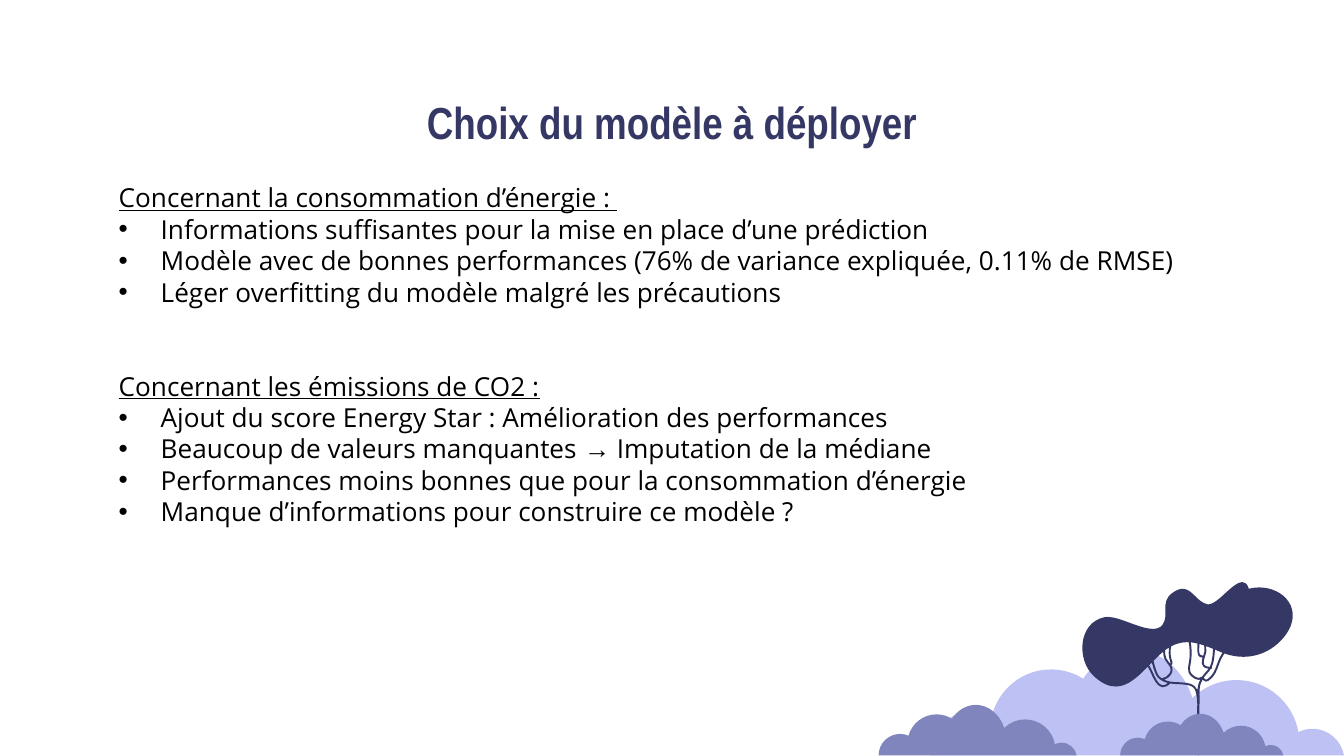
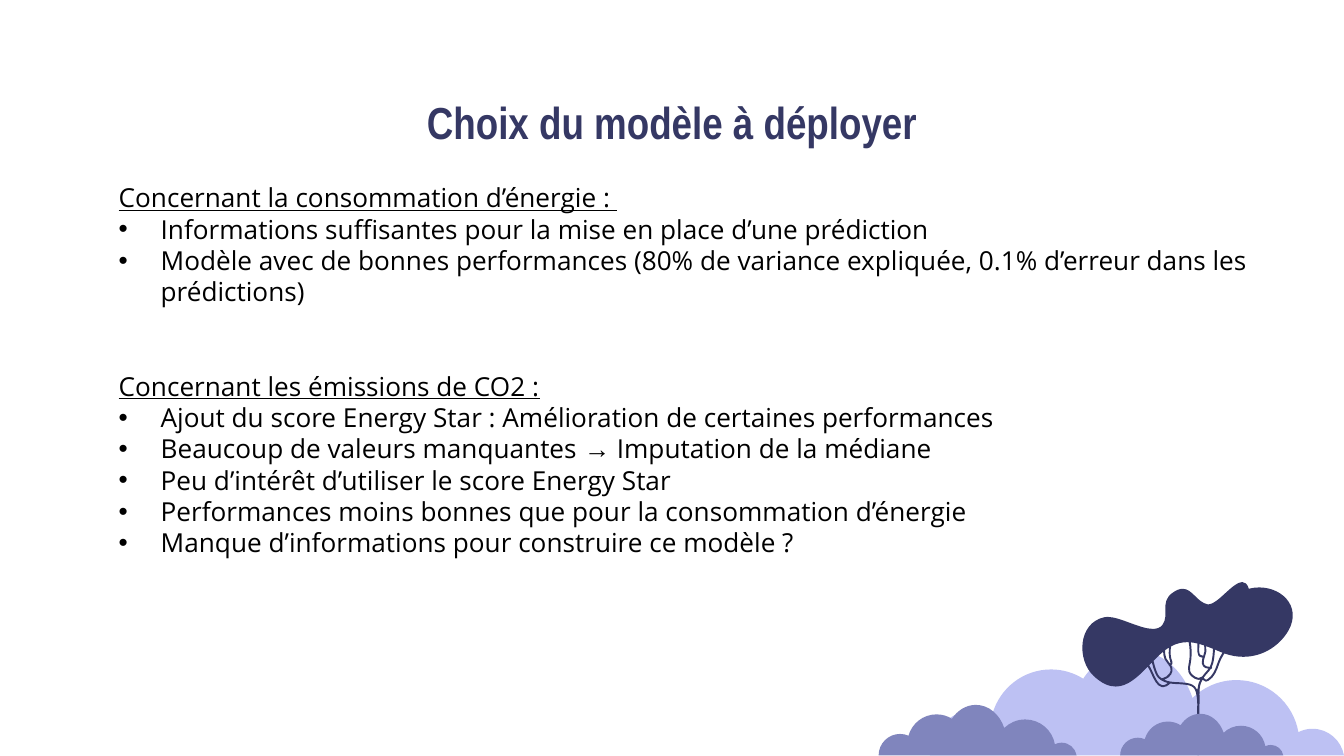
Before and after one commit to Sylvariane/Anticipez_les_besoins_en_electricite, a slide deck: slide 35 of Pélec_03_presentation.pptx (slide 33 before the commit). Drawn at 1344x756 pixels with LibreOffice and Linux fonts; fonts in the diff are those of the drawing. Boxes give left, top, right and bottom in pixels: in the first picture for what was removed or moved away, otherwise in the second. Text is boxed around its words. In the diff, an @@ line names an element or a change of style, - is before the commit and + after.

Commit message:
modèles définitifs terminés, annotation en cours de correction

```diff
--- a/Pélec_03_presentation.pptx
+++ b/Pélec_03_presentation.pptx
@@ text at <box>161,250,1247,308</box>: text changed @@
-    • Modèle avec de bonnes performances (76% de variance expliquée, 0.11% de RMSE)
-    • Léger overfitting du modèle malgré les précautions
+    • Modèle avec de bonnes performances (80% de variance expliquée, 0.1% d’erreur dans les prédictions)
@@ text at <box>161,407,993,434</box>: text changed @@
-• Ajout du score Energy Star : Amélioration des performances
+• Ajout du score Energy Star : Amélioration de certaines performances
@@ text at <box>161,470,671,497</box>: paragraph added @@
+• Peu d’intérêt d’utiliser le score Energy Star
```
Also in this commit, not shown: 22 other slides changed, 2 slides added, 2 other files.
